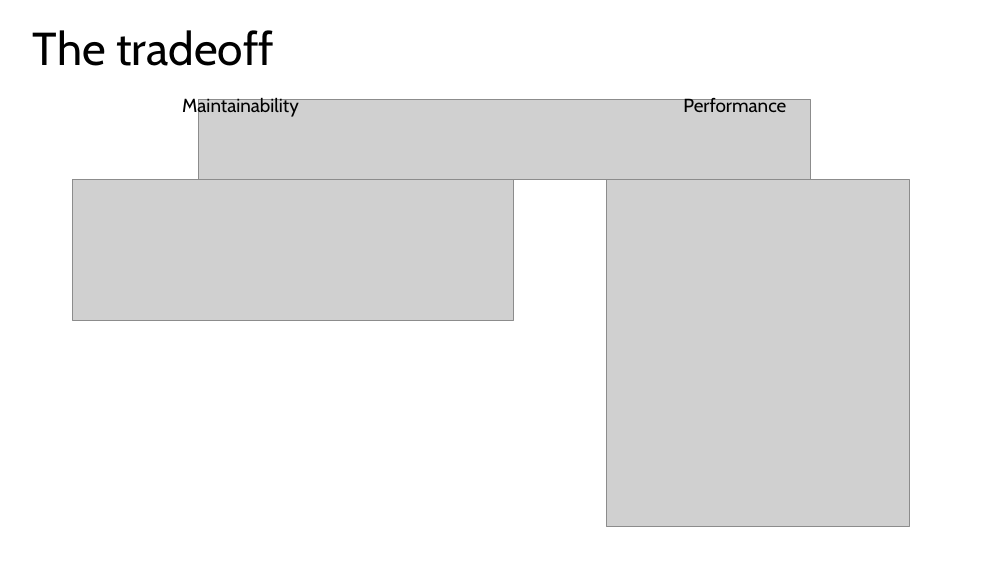
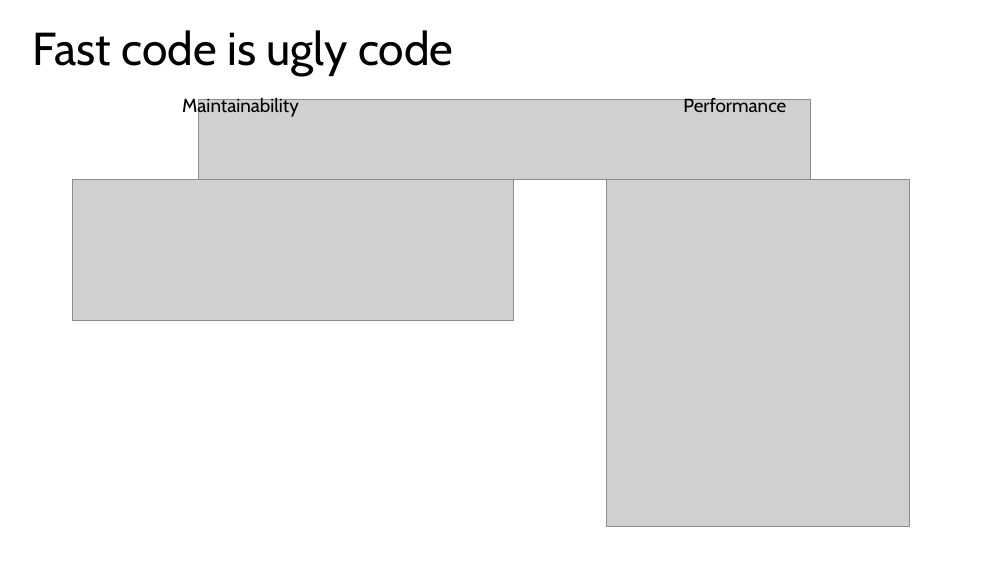
Before and after one commit to jeanhibbert/PerfDemo, a slide deck: slide 2 of PerfDemo.pptx. Drawn at 1008x567 pixels with LibreOffice and Linux fonts; fonts in the diff are those of the drawing; grey boxes stand for pictures. Boxes give left, top, right and bottom in pixels: in the first picture for what was removed or moved away, otherwise in the second. Text is boxed around its words. In the diff, an @@ line names an element or a change of style, - is before the commit and + after.

```diff
--- a/PerfDemo.pptx
+++ b/PerfDemo.pptx
@@ title at box(33, 30, 453, 76): text changed @@
-The tradeoff
+Fast code is ugly code
```
Also in this commit, not shown: 3 other slides changed, 6 slides added, 4 slides removed, 36 other files.
